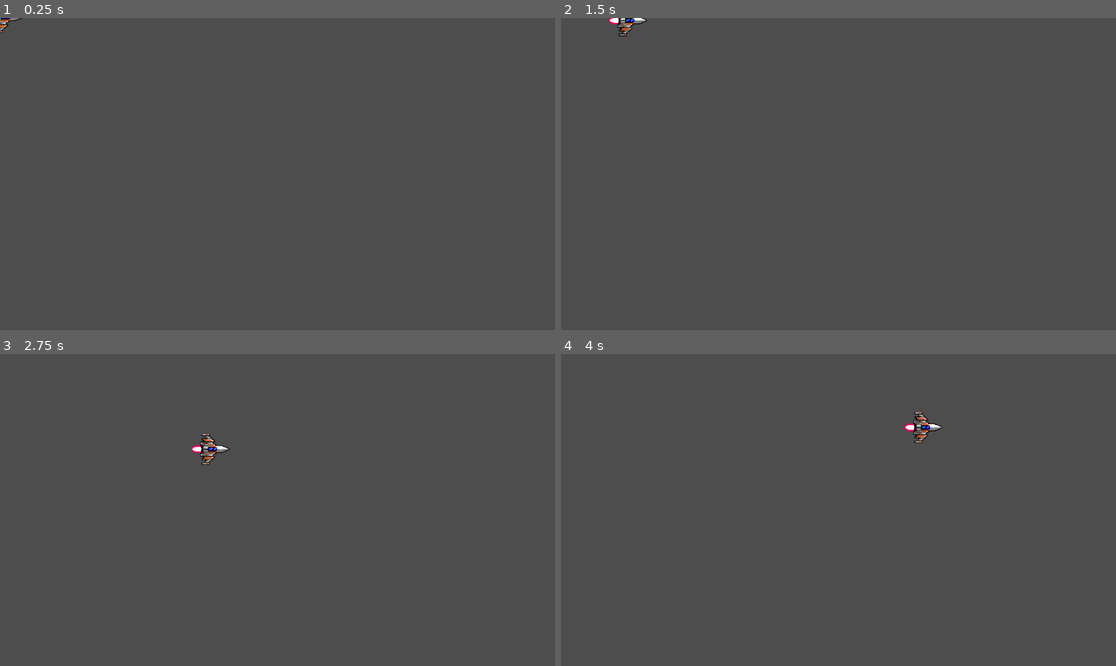
Above: before the commit, frames 1-4 (two rows, left to right).
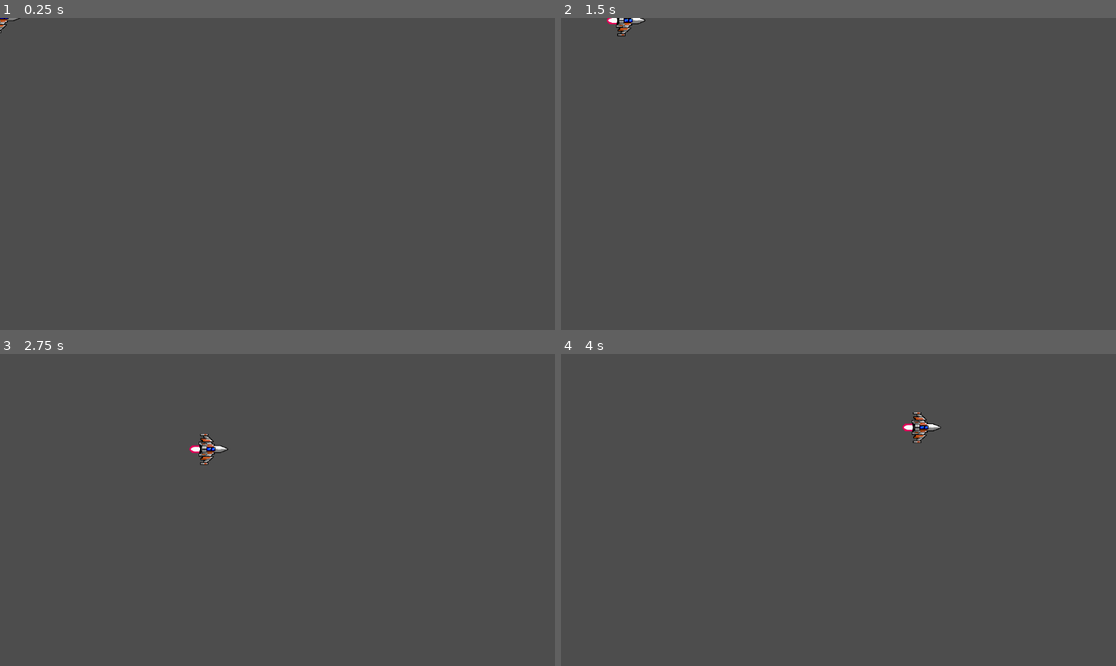
Above: after the commit, the same moments.

Repository: MarcoJ000J/spaceShooter_in_godot
Game: Godot game, scene res://scenes/player.tscn
Same seed, same stepped clock (60 frames per second), same inputs: the game is played once before the commit and once after it. The project has no main scene, so this scene is started directly.
Inputs:
- Up to frame 1 (0.25 s): no input
- Up to frame 2 (1.5 s): tap Enter at 0.5 s; hold D (right) 0.53-1.28 s; hold S (down) from 1.28 s (still down)
- Up to frame 3 (2.75 s): release S (down) at 2.03 s; hold D (right) from 2.03 s (still down)
- Up to frame 4 (4 s): release D (right) at 2.78 s; hold W (up) 2.78-3.53 s; hold A (left) from 3.53 s (still down)

The runs differ from the first frame. In frame 1, less than 0.1% of the frame differs, in the area x 0-4%, y 0-5%; in frame 2, 0.1%; in frame 3, 0.2%, in the area x 34-42%, y 25-36%; in frame 4, 0.2%.

Commit message:
starting the shooting

Diff:
--- a/scenes/player.tscn
+++ b/scenes/player.tscn
@@ -1,7 +1,7 @@
 [gd_scene load_steps=7 format=3 uid="uid://dowtip0qwh7yi"]
 
 [ext_resource type="Texture2D" uid="uid://c7kxf4xhlg6tx" path="res://resource/sprites/Illustration9 (6).png" id="1_3vyb7"]
-[ext_resource type="Script" uid="uid://d4mcedb5wn5l4" path="res://scenes/player.gd" id="1_g2els"]
+[ext_resource type="Script" uid="uid://d4mcedb5wn5l4" path="res://source/player.gd" id="1_g2els"]
 
 [sub_resource type="AtlasTexture" id="AtlasTexture_g2els"]
 atlas = ExtResource("1_3vyb7")
@@ -30,7 +30,7 @@
 height = 72.0
 
 [node name="Node2D" type="Area2D"]
-position = Vector2(5, -21)
+position = Vector2(2, -15)
 script = ExtResource("1_g2els")
 metadata/_edit_group_ = true
 
--- /dev/null
+++ b/scenes/util/bullet.tscn
@@ -0,0 +1,63 @@
+[gd_scene load_steps=9 format=3 uid="uid://d07qd1opiyq0c"]
+
+[ext_resource type="Script" uid="uid://5l0dj14vawcq" path="res://source/bullet.gd" id="1_j45y7"]
+[ext_resource type="Texture2D" uid="uid://c7kxf4xhlg6tx" path="res://resource/sprites/Illustration9 (6).png" id="1_yssyt"]
+
+[sub_resource type="AtlasTexture" id="AtlasTexture_87d1v"]
+atlas = ExtResource("1_yssyt")
+region = Rect2(22, 408, 20, 17)
+
+[sub_resource type="AtlasTexture" id="AtlasTexture_tvedo"]
+atlas = ExtResource("1_yssyt")
+region = Rect2(192, 389, 63, 54)
+
+[sub_resource type="AtlasTexture" id="AtlasTexture_j45y7"]
+atlas = ExtResource("1_yssyt")
+region = Rect2(0, 448, 63, 43)
+
+[sub_resource type="AtlasTexture" id="AtlasTexture_v5w08"]
+atlas = ExtResource("1_yssyt")
+region = Rect2(63, 448, 63, 43)
+
+[sub_resource type="SpriteFrames" id="SpriteFrames_87d1v"]
+animations = [{
+"frames": [{
+"duration": 1.0,
+"texture": SubResource("AtlasTexture_87d1v")
+}, {
+"duration": 1.0,
+"texture": SubResource("AtlasTexture_tvedo")
+}],
+"loop": true,
+"name": &"explode",
+"speed": 5.0
+}, {
+"frames": [{
+"duration": 1.0,
+"texture": SubResource("AtlasTexture_j45y7")
+}, {
+"duration": 1.0,
+"texture": SubResource("AtlasTexture_v5w08")
+}],
+"loop": true,
+"name": &"move",
+"speed": 5.0
+}]
+
+[sub_resource type="CapsuleShape2D" id="CapsuleShape2D_tvedo"]
+radius = 4.0
+height = 44.0
+
+[node name="bullet(Node2D)" type="Area2D"]
+script = ExtResource("1_j45y7")
+metadata/_edit_group_ = true
+
+[node name="AnimatedSprite2D" type="AnimatedSprite2D" parent="."]
+sprite_frames = SubResource("SpriteFrames_87d1v")
+animation = &"move"
+
+[node name="CollisionShape2D" type="CollisionShape2D" parent="."]
+position = Vector2(-1, 1)
+shape = SubResource("CapsuleShape2D_tvedo")
+
+[connection signal="body_entered" from="." to="." method="_on_body_entered"]
--- /dev/null
+++ b/source/bullet.gd
@@ -0,0 +1,30 @@
+extends Area2D
+
+const speed = 300.0
+
+signal bullet_hit
+
+# Called when the node enters the scene tree for the first time.
+func _ready() -> void:
+	$AnimatedSprite2D.rotation_degrees = 90
+	$AnimatedSprite2D.play("move")
+
+
+
+
+# Called every frame. 'delta' is the elapsed time since the previous frame.
+func _process(delta: float) -> void:
+	var velocity = Vector2.ZERO
+
+	velocity.x = 1
+
+	position += velocity * speed * delta
+
+	pass
+
+
+
+func _on_body_entered(body: Node2D) -> void:
+	bullet_hit.emit()
+
+	$AnimatedSprite2D.play("explode")
--- a/scenes/player.gd
+++ b/source/player.gd
@@ -15,16 +15,15 @@
 	$AnimatedSprite2D.play()
 
 	screen_size = get_viewport_rect().size
-	pass
 
 
 func _process(delta: float) -> void:
-	move(delta, screen_size)
+	move(delta)
 
 	pass
 
 
-func move(delta, screen_size):
+func move(delta):
 	#later change to state machine
 	var input_vector = Vector2.ZERO
 
Not shown, added: source/bullet.gd.uid
Renamed: scenes/player.gd.uid -> source/player.gd.uid
